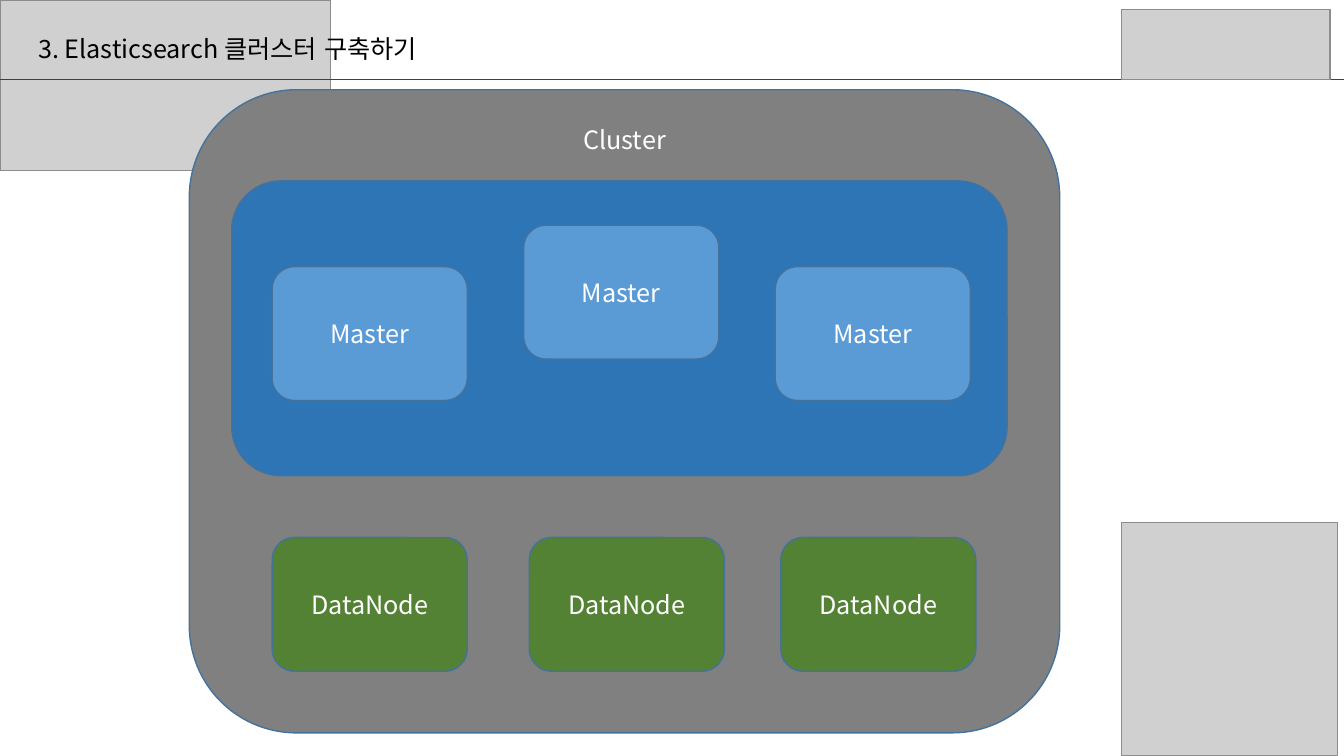
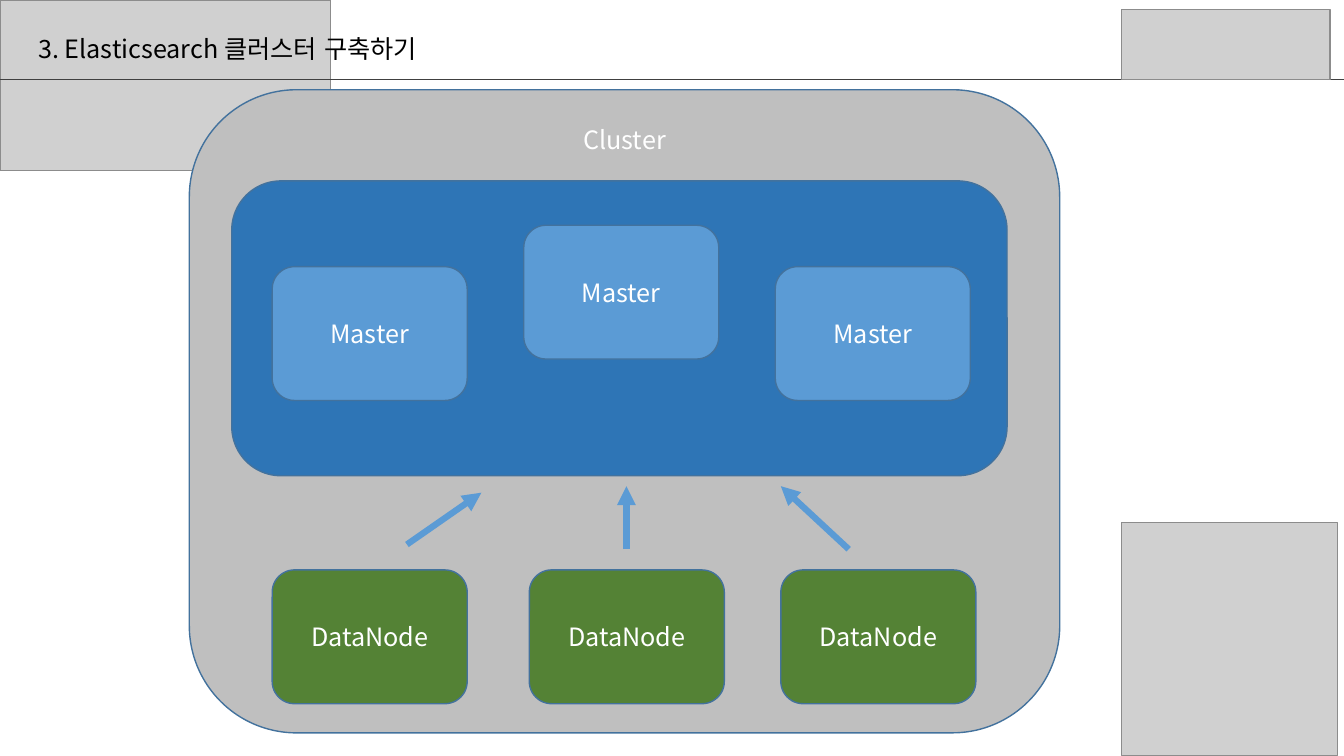
Before and after one commit to sup2is/dev-note, a slide deck: slide 15 of study/elasticsearch/Elasticsearch스터디2주차자료.pptx (slide 7 before the commit). Drawn at 1344x756 pixels with LibreOffice and Linux fonts; fonts in the diff are those of the drawing; grey boxes stand for pictures. Boxes give left, top, right and bottom in pixels: in the first picture for what was removed or moved away, otherwise in the second. Text is boxed around its words. In the diff, an @@ line names an element or a change of style, - is before the commit and + after.

```diff
--- a/study/elasticsearch/Elasticsearch스터디2주차자료.pptx
+++ b/study/elasticsearch/Elasticsearch스터디2주차자료.pptx
@@ rounded rectangle "Cluster" at [190,90,1061,733]: fill #808080 to #BFBFBF @@
@@ arrow added from (407, 544) to (482, 493), #5B9BD5 4.5 pt @@
@@ arrow added from (626, 549) to (626, 486), #5B9BD5 4.5 pt @@
@@ arrow added from (849, 549) to (781, 486), #5B9BD5 4.5 pt @@
@@ 3 rounded rectangles: place and size @@
-3 rounded rectangles at [272,537,976,671]
+3 rounded rectangles at [272,570,976,704]
```
Also in this commit, not shown: 5 other slides changed, 31 slides added.
